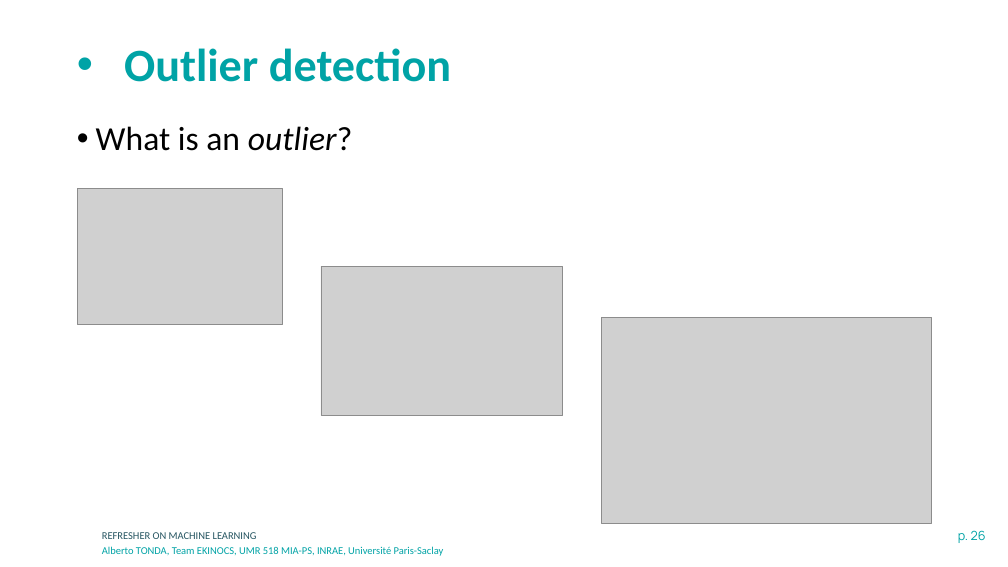
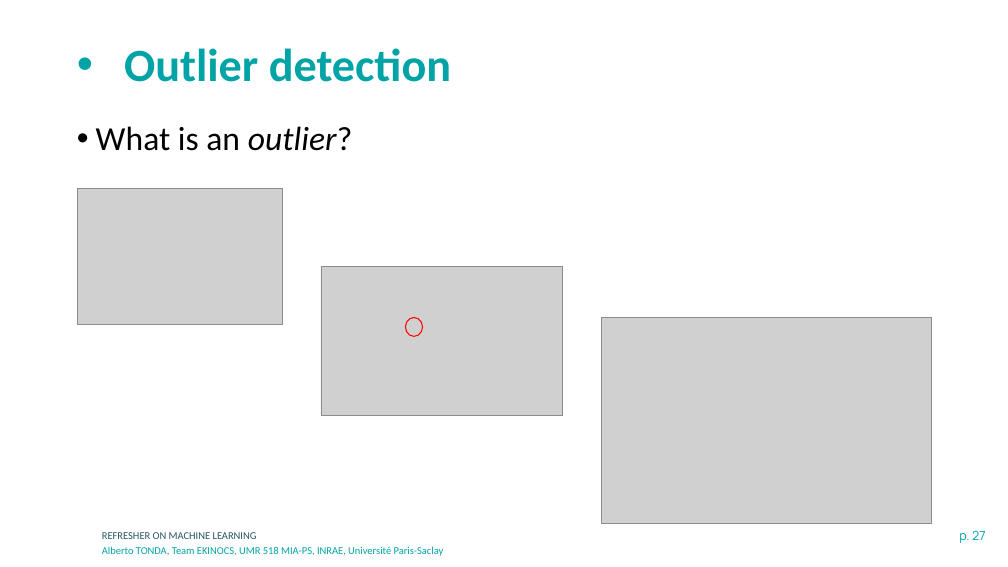
Before and after one commit to albertotonda/teaching, a slide deck: slide 27 of deep-learning-in-practice-with-pytorch/0-machine-learning.pptx (slide 26 before the commit). Drawn at 1008x567 pixels with LibreOffice and Linux fonts; fonts in the diff are those of the drawing; grey boxes stand for pictures; background and template pictures are left out. Boxes give left, top, right and bottom in pixels: in the first picture for what was removed or moved away, otherwise in the second. Text is boxed around its words. In the diff, an @@ line names an element or a change of style, - is before the commit and + after.

```diff
--- a/deep-learning-in-practice-with-pytorch/0-machine-learning.pptx
+++ b/deep-learning-in-practice-with-pytorch/0-machine-learning.pptx
@@ ellipse added at box(405, 318, 423, 337), outline #FF0000 1 pt @@
@@ page number at box(959, 530, 985, 543): text changed @@
-p. 26
+p. 27
```
Also in this commit, not shown: 7 other slides changed, 8 slides added, 1 slide removed, 7 other files.
